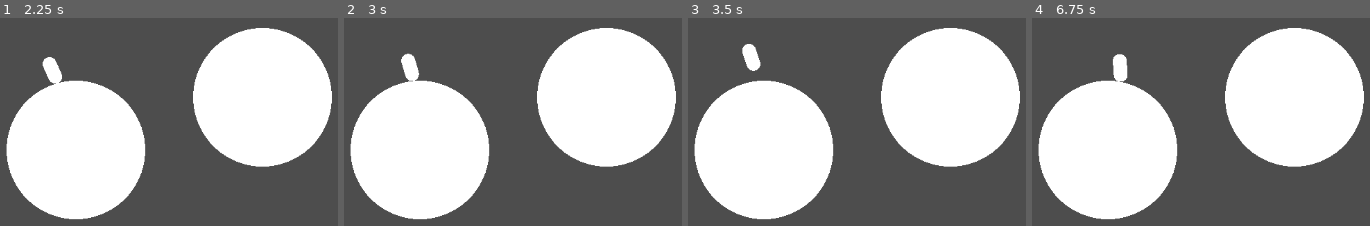
Above: before the commit, frames 1-4 (left to right).
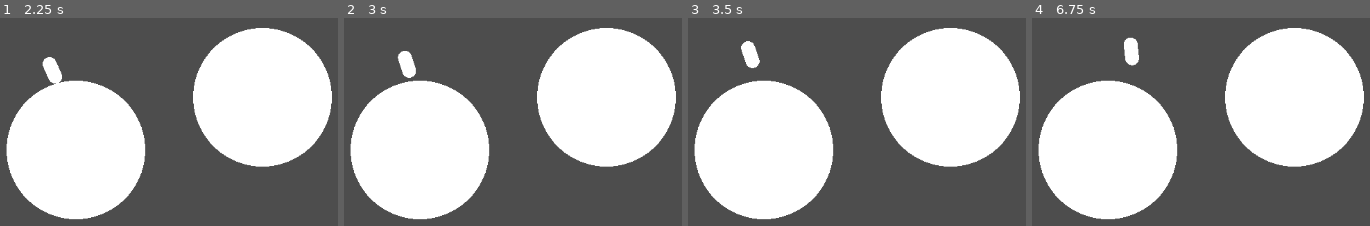
Above: after the commit, the same moments.

Repository: DmitrievDmitrii/asteroids
Game: Godot game, scene res://main.tscn
The game is run twice, just before and just after one commit, with the same random seed, the same clock (stepped at 60 frames per second) and the same inputs.
Inputs:
- Up to frame 1 (2.25 s): tap Enter at 0.5 s; hold D (move_right) 0.53-1.28 s; tap Space (jump) at 0.6, 0.77, 1.07, 1.35, 1.52, 1.82, 2, 2.1 s; hold S (move_down) 1.28-2.03 s; hold D (move_right) from 2.03 s (still down)
- Up to frame 2 (3 s): release D (move_right) at 2.78 s; hold W (move_up) from 2.78 s (still down); tap Space (jump) at 2.85 s
- Up to frame 3 (3.5 s): keep holding W (move_up); tap Space (jump) at 3.02, 3.32 s
- Up to frame 4 (6.75 s): release W (move_up) at 3.53 s; hold A (move_left) 3.53-5.03 s; tap Space (jump) at 3.6, 3.77, 4.07, 4.35, 4.52, 4.82, 5.1, 5.85, 6.02, 6.32, 6.6 s; tap Enter at 4.25 s; hold S (move_down) 5.03-5.78 s; hold D (move_right) 5.78-6.53 s; hold W (move_up) from 6.53 s (still down)

Frame 1 is identical in both runs. In frame 2, 0.3% of the frame differs, in the area x 15-23%, y 15-31%; in frame 3, 0.2%; in frame 4, 1.0%, in the area x 23-32%, y 9-31%.

Commit message:
fix jumping

Diff:
--- a/player/player.gd
+++ b/player/player.gd
@@ -5,25 +5,35 @@
 const SPEED = 30.0
 const JUMP_VELOCITY = -40.0
 var currentGravity = Vector2.ZERO
+var nearestAsteroid
+var isOnJump = true
 
 func _physics_process(delta):
 	currentGravity = Vector2.ZERO
+	if is_on_wall():
+		isOnJump = false
+
 	for asteroid in gravityObjects:
 		currentGravity -= asteroid.getAcceleration(self)
+		if nearestAsteroid == null:
+			nearestAsteroid = asteroid
+		if position.distance_to(asteroid.position) < position.distance_to(nearestAsteroid.position):
+			nearestAsteroid = asteroid
 
 	look_at(transform.origin + currentGravity)
-	rotate(PI/2)
-	if !is_on_wall():
+	rotate(-PI/2)
+	if isOnJump:
 		velocity += currentGravity * delta
 	else:
 		velocity = Vector2.ZERO
-	print(is_on_wall())
 
-	if Input.is_action_just_pressed("jump") and is_on_wall():
-		velocity = currentGravity.normalized() * JUMP_VELOCITY
 	var direction = Input.get_vector("move_left", "move_right","move_up","move_down")
-	print(direction)
-	if is_on_wall() and direction:
-		currentGravity.normalized().orthogonal()
-		velocity += currentGravity.normalized().orthogonal() * direction.x * SPEED
+
+	if !isOnJump and direction:
+		velocity -= nearestAsteroid.getAcceleration(self).normalized().orthogonal() * direction.x * SPEED
+
+	if Input.is_action_just_pressed("jump") and !isOnJump:
+		isOnJump = true
+		velocity -= nearestAsteroid.getAcceleration(self).normalized() * JUMP_VELOCITY
+
 	move_and_slide()
